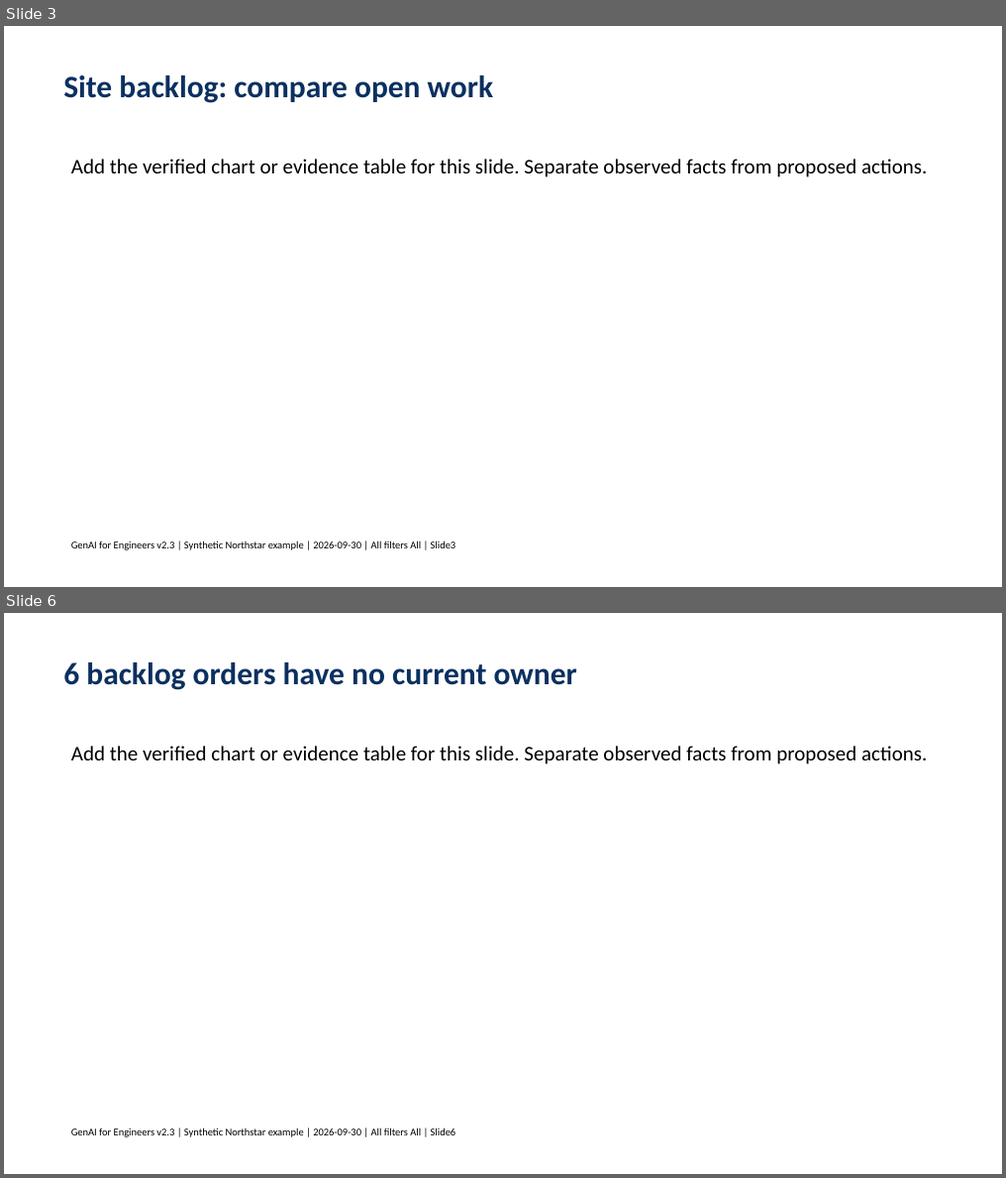
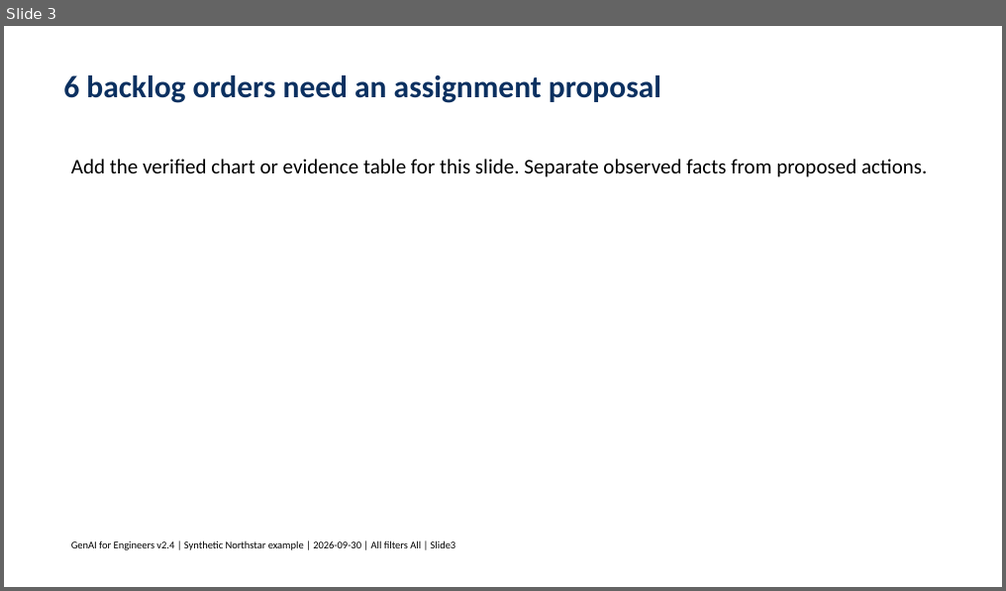
Before and after one commit to tertiarycourses/IES-GenAI-for-Engineers, a slide deck: labs/lab-02-word-to-powerpoint-and-outlook/data/templates/Northstar_Management_Deck_Template.pptx. Shown one above the other, each under a label of ours: slides 3 and 6 before the commit, slide 3 after it; the slides between them are not shown. The pictures are 1006x1178 and 1006x591 pixels, drawn with LibreOffice and Linux fonts; fonts in the diff are those of the drawing. Boxes give left, top, right and bottom in pixels: in the first picture for what was removed or moved away, otherwise in the second. Text is boxed around its words. In the diff, an @@ line names an element or a change of style, - is before the commit and + after.

```diff
--- a/labs/lab-02-word-to-powerpoint-and-outlook/data/templates/Northstar_Management_Deck_Template.pptx
+++ b/labs/lab-02-word-to-powerpoint-and-outlook/data/templates/Northstar_Management_Deck_Template.pptx
@@ slide 6 removed at (x1=4, y1=613, x2=1002, y2=1174), background #FFFFFF @@
@@ text removed at (x1=63, y1=663, x2=577, y2=690) @@
-6 backlog orders have no current owner
@@ text removed at (x1=71, y1=746, x2=927, y2=764) @@
-Add the verified chart or evidence table for this slide. Separate observed facts from proposed actions.
@@ text removed at (x1=71, y1=1128, x2=456, y2=1138) @@
-GenAI for Engineers v2.3 | Synthetic Northstar example | 2026-09-30 | All filters All | Slide6
@@ slide 3 changed as well @@
@@ text at (x1=63, y1=76, x2=661, y2=103): text changed @@
-Site backlog: compare open work
+6 backlog orders need an assignment proposal
@@ text at (x1=71, y1=541, x2=456, y2=551): text changed @@
-GenAI for Engineers v2.3 | Synthetic Northstar example | 2026-09-30 | All filters All | Slide3
+GenAI for Engineers v2.4 | Synthetic Northstar example | 2026-09-30 | All filters All | Slide3
```
Also in this commit, not shown: 3 other slides changed, 3 other slides removed, 52 other files.
